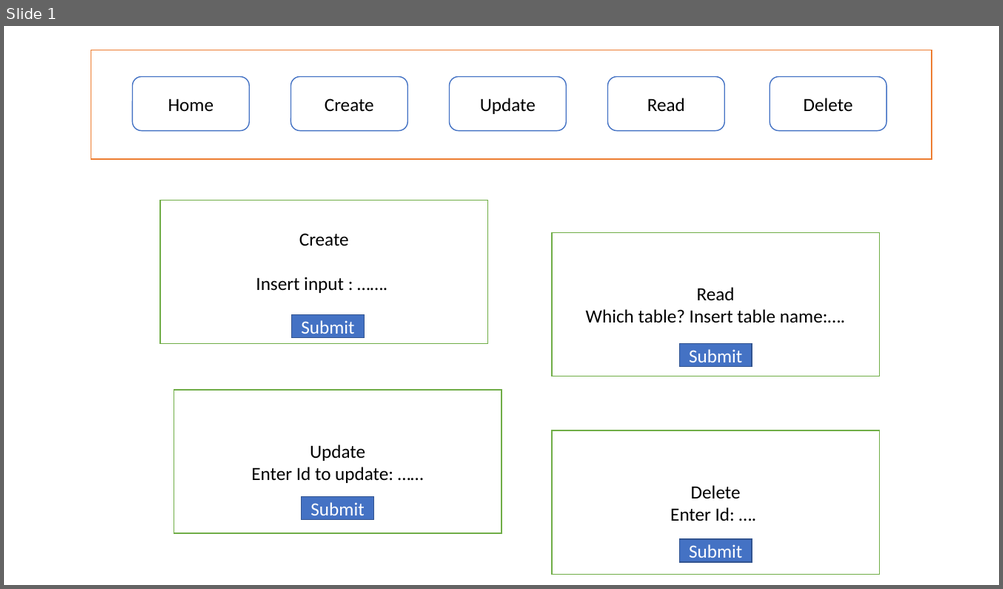
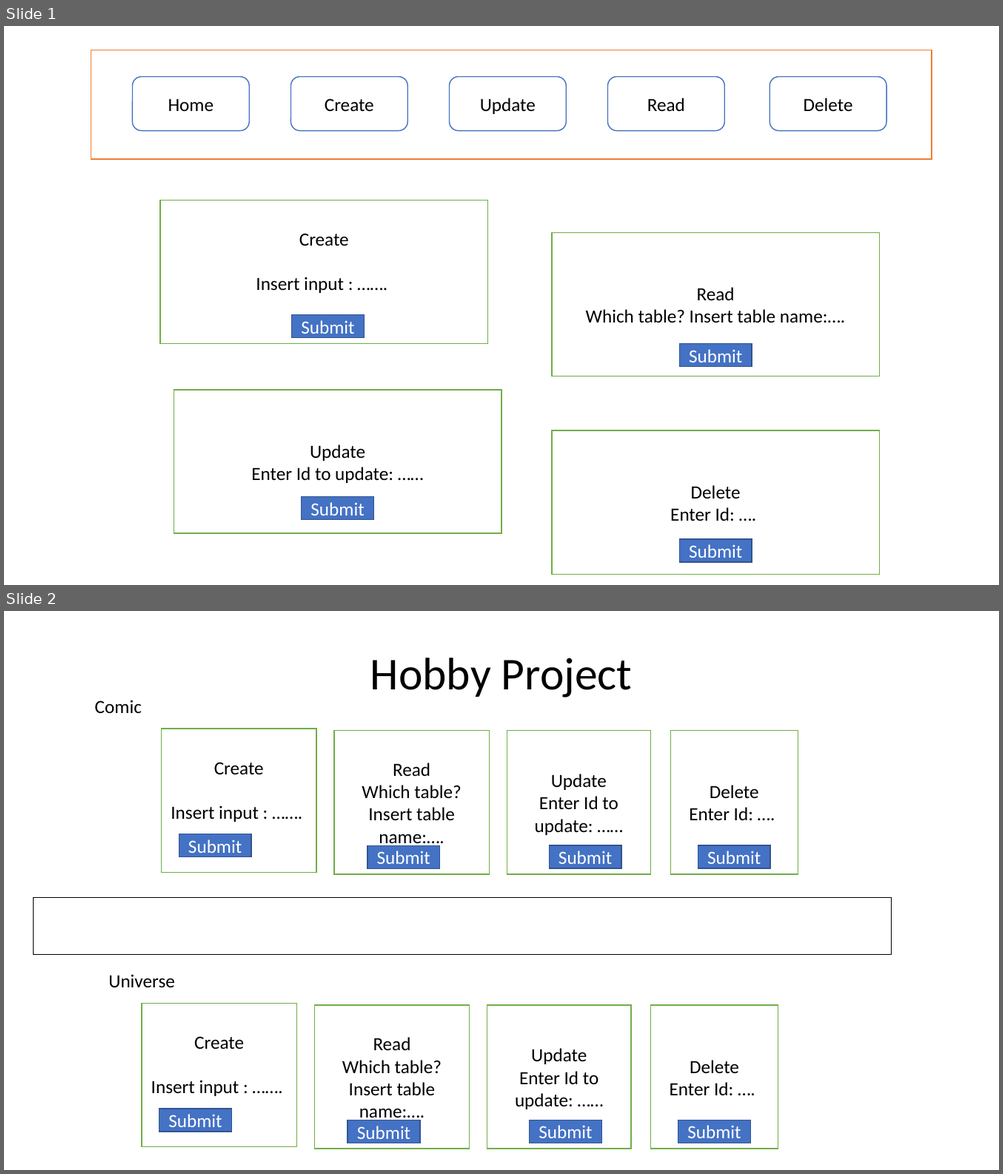
Before and after one commit to Tayyibah906/HobbyProjectBackend, a slide deck: documents/webpage wireframe.pptx. Shown one above the other, each under a label of ours: slide 1 before the commit, slides 1 and 2 after it. The pictures are 1003x589 and 1003x1174 pixels, drawn with LibreOffice and Linux fonts; fonts in the diff are those of the drawing. Boxes give left, top, right and bottom in pixels: in the first picture for what was removed or moved away, otherwise in the second. Text is boxed around its words. In the diff, an @@ line names an element or a change of style, - is before the commit and + after.

```diff
--- a/documents/webpage wireframe.pptx
+++ b/documents/webpage wireframe.pptx
@@ slide 2 added at bbox=[4, 611, 999, 1170], background #FFFFFF @@
@@ title added at bbox=[370, 658, 632, 698], 44 pt, text #000000 @@
+Hobby Project
@@ text added at bbox=[95, 700, 142, 713], 18 pt, text #000000 @@
+Comic
@@ rectangle added at bbox=[162, 729, 316, 873], fill #FFFFFF, outline #70AD47 1 pt, 18 pt, text #000000 @@
+Create
+Insert input : …….
@@ rectangle added at bbox=[334, 730, 489, 874], fill #FFFFFF, outline #70AD47 1 pt, 18 pt, text #000000 @@
+Read
+Which table? Insert table name:….
@@ rectangle added at bbox=[507, 730, 651, 874], fill #FFFFFF, outline #70AD47 1 pt, 18 pt, text #000000 @@
+Update
+Enter Id to update: ……
@@ rectangle added at bbox=[670, 730, 798, 874], fill #FFFFFF, outline #70AD47 1 pt, 18 pt, text #000000 @@
+Delete
+Enter Id: ….
@@ rectangle added at bbox=[179, 834, 251, 857], fill #4472C4, outline #325491 1 pt, 18 pt, text #FFFFFF @@
+Submit
@@ rectangle added at bbox=[367, 846, 440, 869], fill #4472C4, outline #325491 1 pt, 18 pt, text #FFFFFF @@
+Submit
@@ rectangle added at bbox=[549, 846, 621, 869], fill #4472C4, outline #325491 1 pt, 18 pt, text #FFFFFF @@
+Submit
@@ rectangle added at bbox=[698, 846, 770, 869], fill #4472C4, outline #325491 1 pt, 18 pt, text #FFFFFF @@
+Submit
@@ rectangle added at bbox=[33, 898, 891, 955], outline #000000 0.75 pt @@
@@ text added at bbox=[108, 974, 175, 988], 18 pt, text #000000 @@
+Universe
@@ rectangle added at bbox=[142, 1003, 296, 1147], fill #FFFFFF, outline #70AD47 1 pt, 18 pt, text #000000 @@
+Create
+Insert input : …….
@@ rectangle added at bbox=[314, 1005, 469, 1150], fill #FFFFFF, outline #70AD47 1 pt, 18 pt, text #000000 @@
+Read
+Which table? Insert table name:….
@@ rectangle added at bbox=[486, 1005, 631, 1150], fill #FFFFFF, outline #70AD47 1 pt, 18 pt, text #000000 @@
+Update
+Enter Id to update: ……
@@ rectangle added at bbox=[651, 1005, 779, 1150], fill #FFFFFF, outline #70AD47 1 pt, 18 pt, text #000000 @@
+Delete
+Enter Id: ….
@@ rectangle added at bbox=[159, 1110, 232, 1133], fill #4472C4, outline #325491 1 pt, 18 pt, text #FFFFFF @@
+Submit
@@ rectangle added at bbox=[348, 1121, 421, 1144], fill #4472C4, outline #325491 1 pt, 18 pt, text #FFFFFF @@
+Submit
@@ rectangle added at bbox=[529, 1121, 602, 1144], fill #4472C4, outline #325491 1 pt, 18 pt, text #FFFFFF @@
+Submit
@@ rectangle added at bbox=[677, 1121, 750, 1144], fill #4472C4, outline #325491 1 pt, 18 pt, text #FFFFFF @@
+Submit
```
Also in this commit, not shown: 3 other files.
